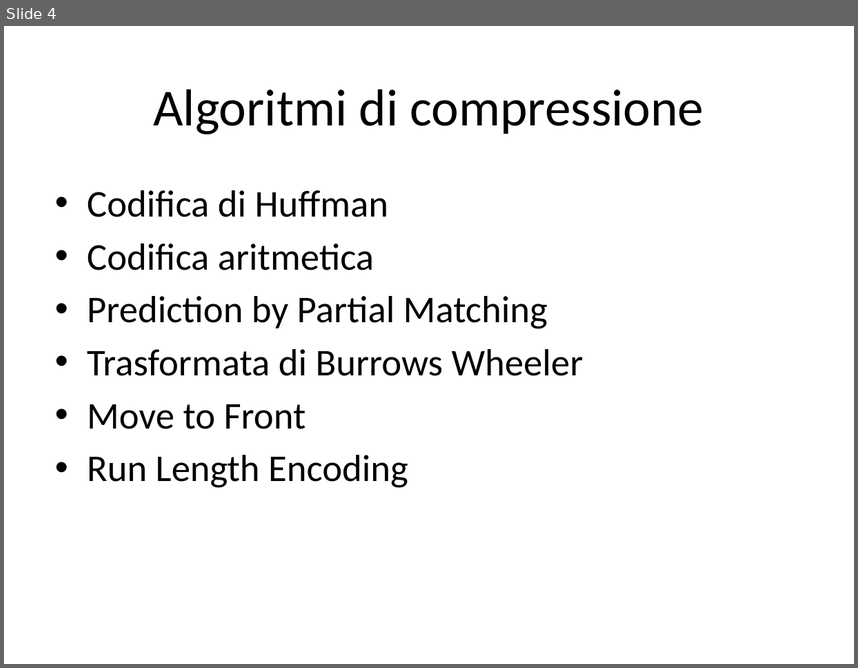
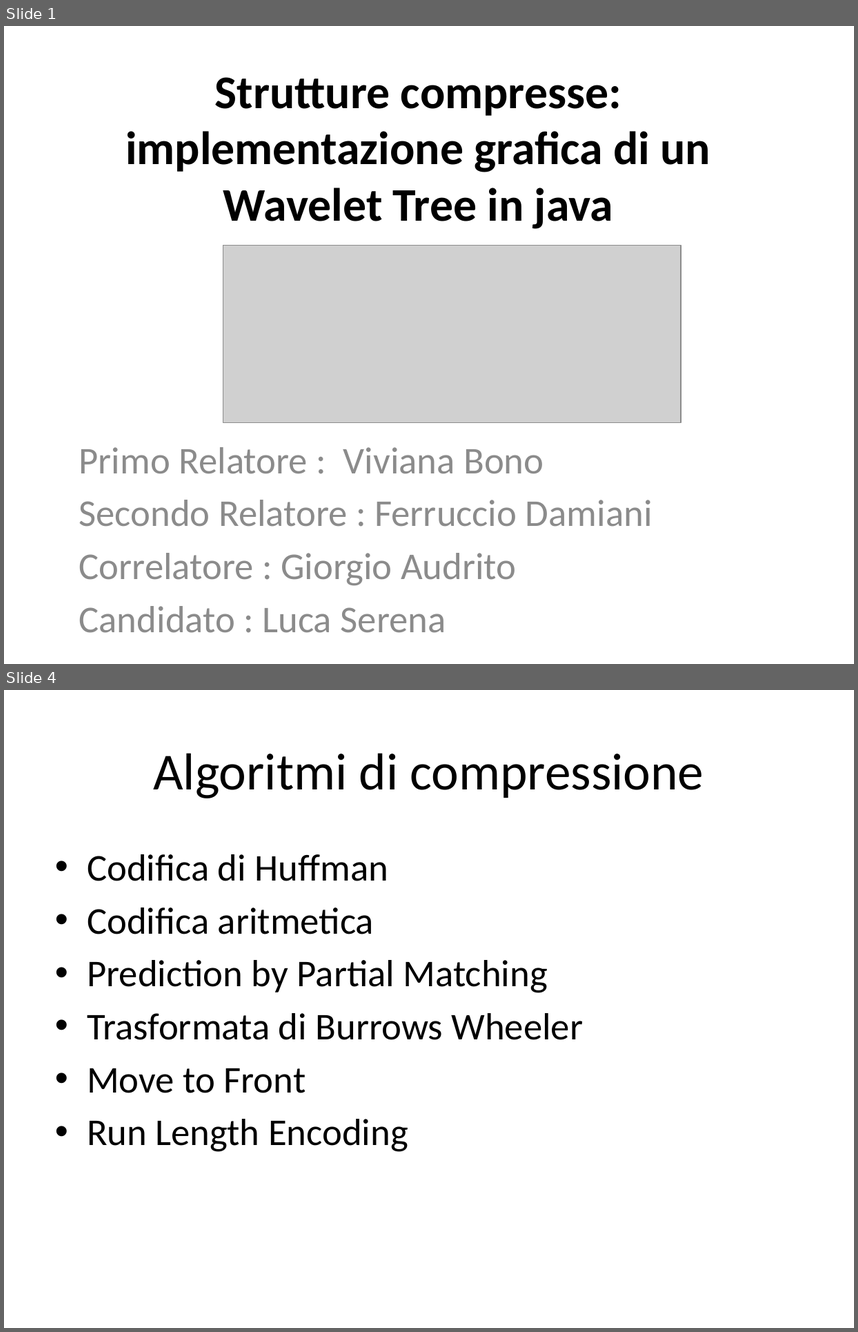
Before and after one commit to luca-Serena/tesi-strutture-dati-compressione, a slide deck: Presentazione.pptx. Shown one above the other, each under a label of ours: slide 4 before the commit, slides 1 and 4 after it; the slides between them are not shown. The pictures are 858x668 and 858x1332 pixels, drawn with LibreOffice and Linux fonts; fonts in the diff are those of the drawing; grey boxes stand for pictures. Boxes give left, top, right and bottom in pixels: in the first picture for what was removed or moved away, otherwise in the second. Text is boxed around its words. In the diff, an @@ line names an element or a change of style, - is before the commit and + after.

```diff
--- a/Presentazione.pptx
+++ b/Presentazione.pptx
@@ slide 1 added at [4,26,854,664], background #FFFFFF @@
@@ title added at [125,77,711,229], 39.6 pt, text #000000, bold @@
+Strutture compresse: implementazione grafica di un Wavelet Tree in java
@@ picture added at [223,245,682,422] @@
@@ subtitle added at [79,447,653,633], 32 pt, text #8C8C8C @@
+Primo Relatore : Viviana Bono
+Secondo Relatore : Ferruccio Damiani
+Correlatore : Giorgio Audrito
+Candidato : Luca Serena
```
Also in this commit, not shown: 3 slides changed, 2 other slides added, 3 slides removed.
